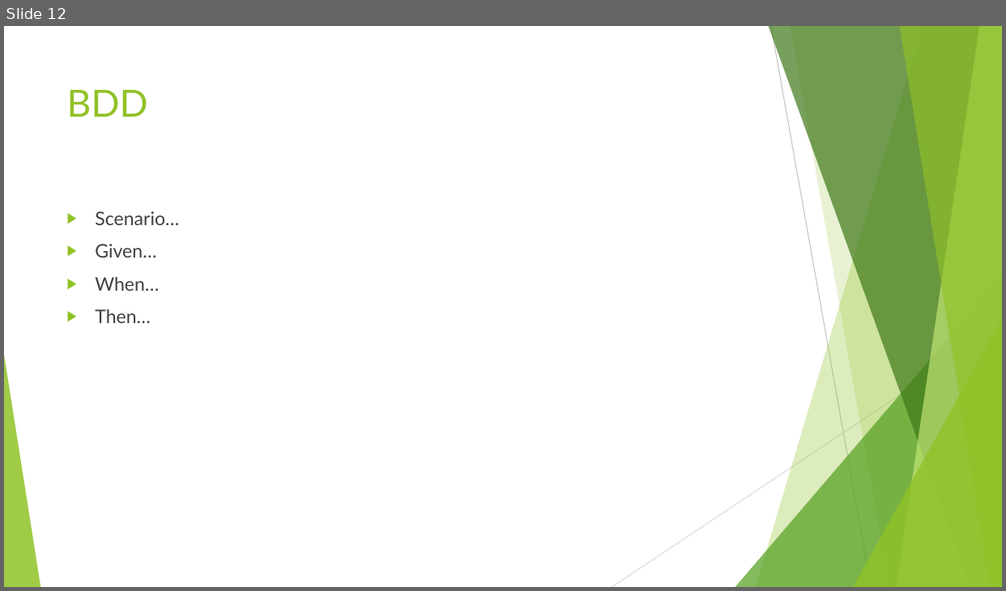
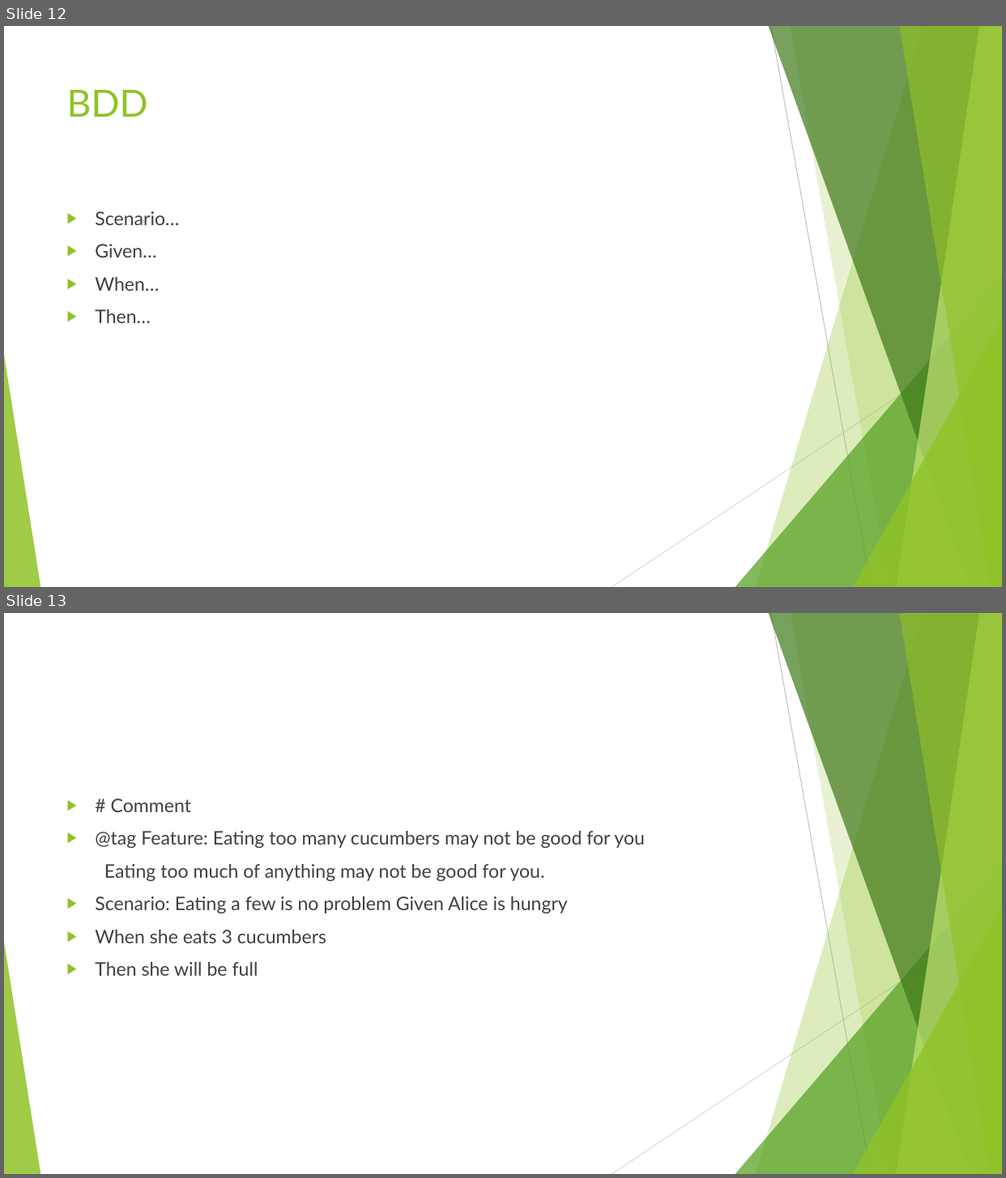
Before and after one commit to dlt-lee/Self_Learning, a slide deck: Test-Drive Java.pptx. Shown one above the other, each under a label of ours: slide 12 before the commit, slides 12 and 13 after it. The pictures are 1006x591 and 1006x1178 pixels, drawn with LibreOffice and Linux fonts; fonts in the diff are those of the drawing. Boxes give left, top, right and bottom in pixels: in the first picture for what was removed or moved away, otherwise in the second. Text is boxed around its words. In the diff, an @@ line names an element or a change of style, - is before the commit and + after.

```diff
--- a/Test-Drive Java.pptx
+++ b/Test-Drive Java.pptx
@@ slide 13 added at bbox=[4, 613, 1002, 1174], background #FFFFFF; not listed: 10 template elements that a slide beside it also shows @@
@@ text added at bbox=[95, 798, 645, 976], 18 pt, text #404040 @@
+▶ # Comment
+▶ @tag Feature: Eating too many cucumbers may not be good for you
+Eating too much of anything may not be good for you.
+▶ Scenario: Eating a few is no problem Given Alice is hungry
+▶ When she eats 3 cucumbers
+▶ Then she will be full
```
